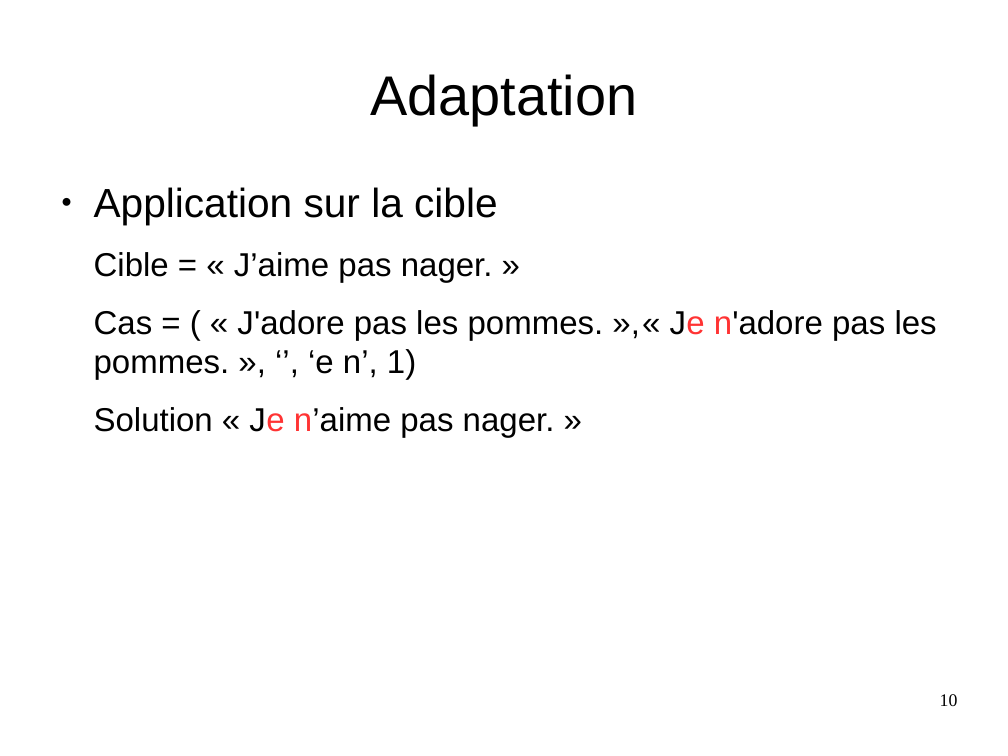
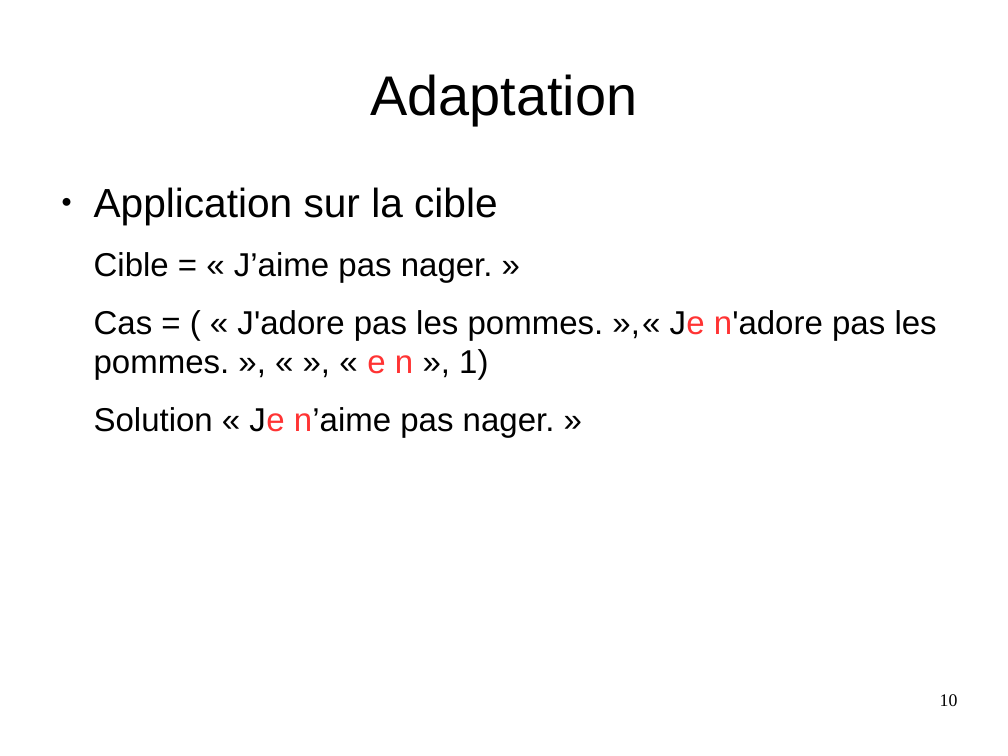
Before and after one commit to Sle3pingForest/StageL3, a slide deck: slide 10 of RapportAndre/Pres.odp. Drawn at 1008x756 pixels with LibreOffice and Linux fonts; fonts in the diff are those of the drawing. Boxes give left, top, right and bottom in pixels: in the first picture for what was removed or moved away, otherwise in the second. Text is boxed around its words. In the diff, an @@ line names an element or a change of style, - is before the commit and + after.

```diff
--- a/RapportAndre/Pres.odp
+++ b/RapportAndre/Pres.odp
@@ text at [94,310,937,380]: text changed @@
-Cas = ( « J'adore pas les pommes. », « Je n'adore pas les pommes. », ‘’, ‘e n’, 1)
+Cas = ( « J'adore pas les pommes. », « Je n'adore pas les pommes. », « », « e n », 1)
```
Also in this commit, not shown: 1 other slide changed.
